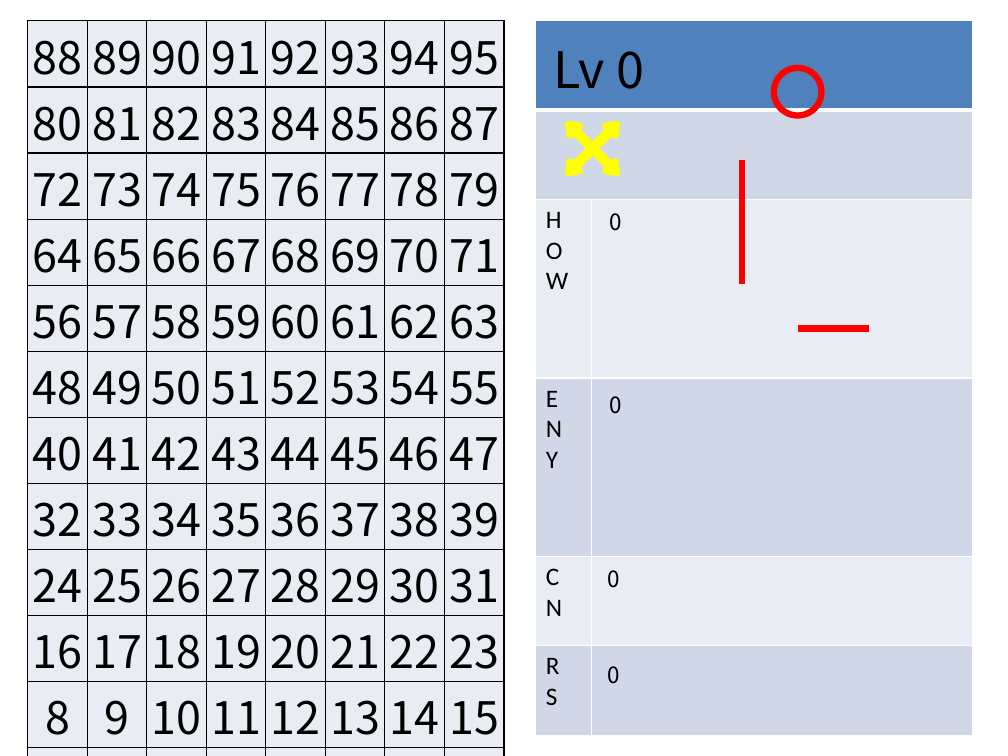
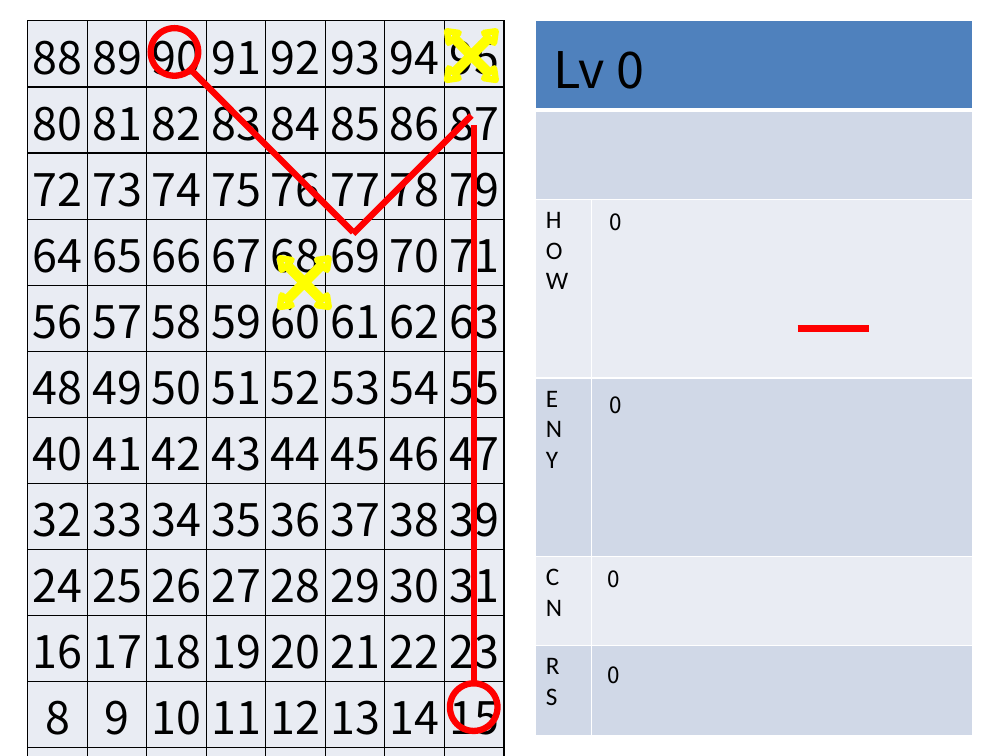
Before and after one commit to Crasader/ColorDefence, a slide deck: slide 67 of LEVELS.pptx (slide 68 before the commit). Drawn at 1008x756 pixels with LibreOffice and Linux fonts; fonts in the diff are those of the drawing. Boxes give left, top, right and bottom in pixels: in the first picture for what was removed or moved away, otherwise in the second. Text is boxed around its words. In the diff, an @@ line names an element or a change of style, - is before the commit and + after.

```diff
--- a/LEVELS.pptx
+++ b/LEVELS.pptx
@@ ellipse: place and size @@
-ellipse at (774, 68, 822, 115)
+ellipse at (150, 28, 198, 76)
@@ quad arrow: place and size @@
-quad arrow at (544, 99, 642, 198)
+quad arrow at (422, 7, 520, 105)
@@ line added from (190, 69) to (353, 232), #FF0000 4.5 pt @@
@@ line added from (353, 234) to (472, 116), #FF0000 4.5 pt @@
@@ line moved from (742, 159) - (742, 284) to (474, 125) - (474, 684) @@
@@ quad arrow added at (256, 234, 354, 332), outline #FFFF00 4.5 pt @@
@@ ellipse added at (450, 683, 497, 731), outline #FF0000 4.5 pt @@
```
Also in this commit, not shown: 6 other slides changed, 21 slides added, 3 other files.
